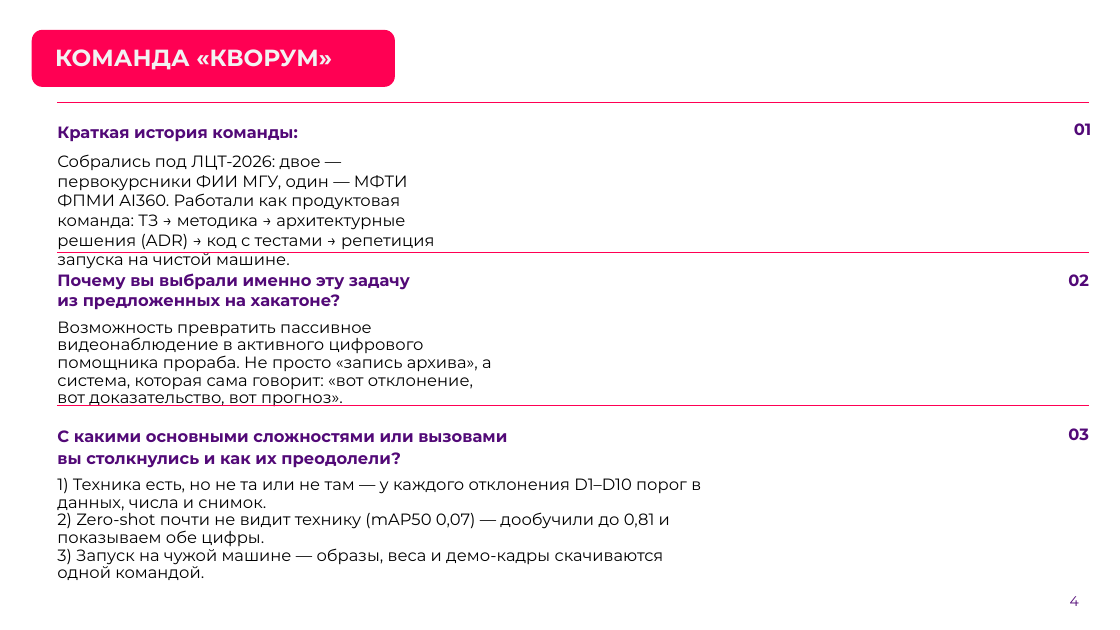
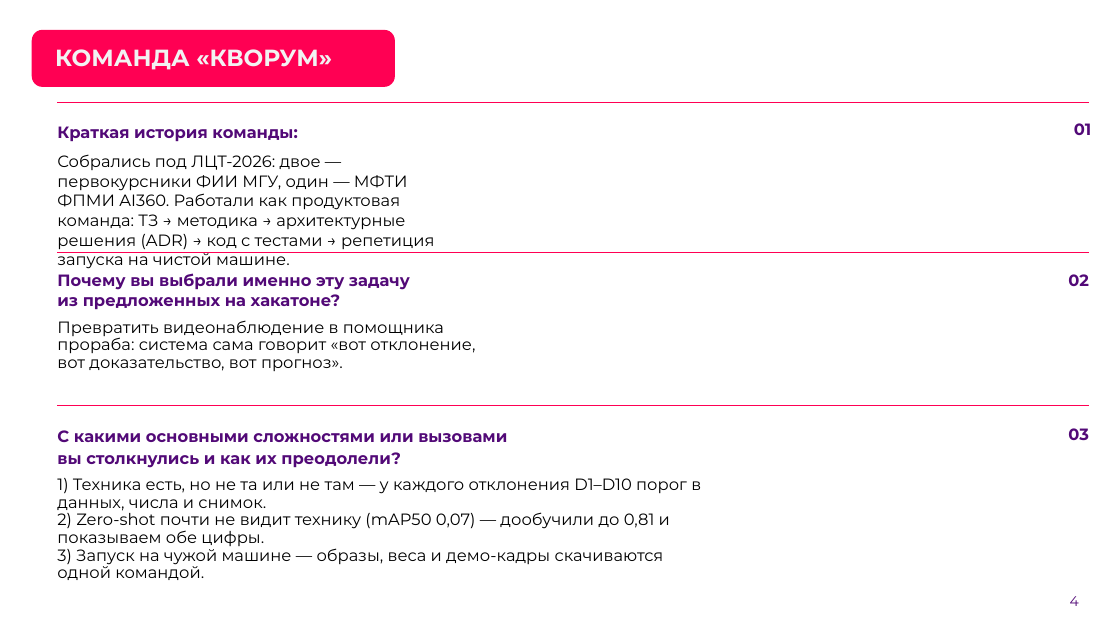
Before and after one commit to denbugg/ConstructionSupervision, a slide deck: slide 4 of docs/presentation.pptx. Drawn at 1120x630 pixels with LibreOffice and Linux fonts; fonts in the diff are those of the drawing; background and template pictures are left out. Boxes give left, top, right and bottom in pixels: in the first picture for what was removed or moved away, otherwise in the second. Text is boxed around its words. In the diff, an @@ line names an element or a change of style, - is before the commit and + after.

```diff
--- a/docs/presentation.pptx
+++ b/docs/presentation.pptx
@@ text at <box>57,320,475,371</box>: text changed @@
-Возможность превратить пассивное видеонаблюдение в активного цифрового помощника прораба. Не просто «запись архива», а система, которая сама говорит: «вот отклонение, вот доказательство, вот прогноз».
+Превратить видеонаблюдение в помощника прораба: система сама говорит «вот отклонение, вот доказательство, вот прогноз».
```
Also in this commit, not shown: 5 other slides changed, 1 other file.
